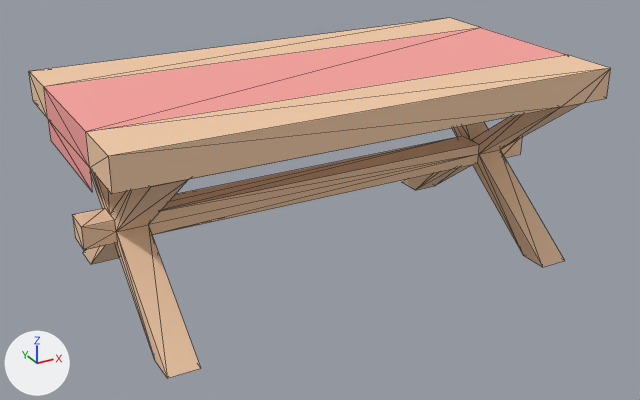
A saved change to the glTF model assets/props/furniture/tableCrossCloth.glb.
Rendered twice from a camera (50 mm lens) standing at (-0.267, -1.03, 0.74) and looking at (0.413, 0.205, 0.122). Lighting does not change. The marker at lower left points along +X, +Y and +Z. The older version comes first. Mesh edges are drawn as thin lines. Where no turn or scale is listed for an object, it has been applied to the vertices. Vertices at exactly the same position are counted once.

The first picture shows 'tableCrossCloth(Clone)'.
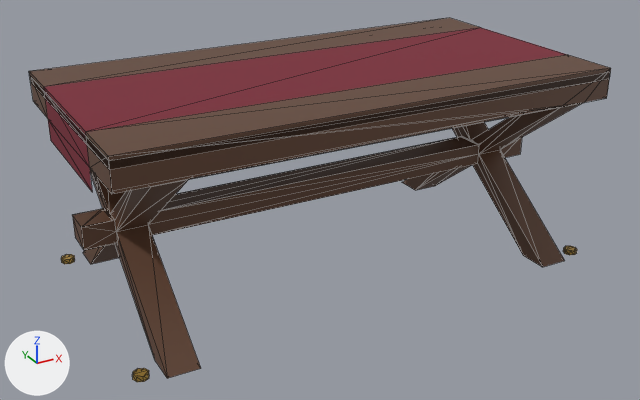
What changed in the scene script:
```text
Add mat_walnutdark_010:
    mat_walnutdark_010 = principled_material('walnutDark.010')
    mat_walnutdark_010.base_color = (0.06, 0.028, 0.016)  # brown #452f22
    mat_walnutdark_010.roughness = 0.55
Add mat_walnut_010:
    mat_walnut_010 = principled_material('walnut.010')
    mat_walnut_010.base_color = (0.12, 0.055, 0.03)  # brown #614230
Add mat_brass_010:
    mat_brass_010 = principled_material('brass.010')
    mat_brass_010.base_color = (0.55, 0.34, 0.07)  # orange #c49e4b
    mat_brass_010.metallic = 0.6
    mat_brass_010.roughness = 0.4
Add mat_velvet_010:
    mat_velvet_010 = principled_material('velvet.010')
    mat_velvet_010.base_color = (0.2, 0.018, 0.035)  # dark red #7c2435
    mat_velvet_010.roughness = 0.85
Add mat_red_010:
    mat_red_010 = principled_material('red.010')
    mat_red_010.base_color = (0.5, 0.03, 0.03)  # red #bc3030
    mat_red_010.roughness = 0.7
Change me_mesh_tablecrosscloth:
    used by ob_tablecrosscloth_clone; location = (0.0, 0.0, 0.0)
    remove me_mesh_tablecrosscloth.from_pydata(...)  # 94 vertices, 198 faces; spans x 0.0..0.852, y 0.0..0.447, z 0.0..0.347
    add me_mesh_tablecrosscloth.from_pydata(...)  # 239 vertices, 409 faces; spans x 0.0..0.852, y 0.0..0.447, z 0.0..0.347
    me_mesh_tablecrosscloth part 1: a new loose piece, a box spanning x 0.0..0.852, y 0.0..0.447, z 0.329..0.341, in mat_walnutdark_010 (brown #452f22)
    me_mesh_tablecrosscloth part 2: a new loose piece, an 8-sided cylinder along z spanning x 0.008..0.032, y 0.008..0.032, z 0.0..0.008, in mat_brass_010 (orange #c49e4b)
    me_mesh_tablecrosscloth part 3: a new loose piece, an 8-sided cylinder along z spanning x 0.008..0.032, y 0.4154..0.4394, z 0.0..0.008, in mat_brass_010 (orange #c49e4b)
    me_mesh_tablecrosscloth part 4: a new loose piece, an 8-sided cylinder along z spanning x 0.8201..0.8441, y 0.008..0.032, z 0.0..0.008, in mat_brass_010 (orange #c49e4b)
    me_mesh_tablecrosscloth part 5
    37 faces are deleted
    65 vertices are added at x 0.0..0.852, y 0.0..0.447, z 0.125..0.3
    112 new faces join them, mat_walnut_010 (brown #614230)
    me_mesh_tablecrosscloth part 6: 151 faces spanning x 0.0..0.852, y 0.0..0.447, z 0.0..0.347 switch from mat_wood (beige #f3cca8) to mat_walnut_010 (brown #614230)
    me_mesh_tablecrosscloth part 7: 10 faces spanning x 0.0..0.852, y 0.103..0.344, z 0.26..0.347 switch from mat_carpet (pink #f9a39e) to mat_velvet_010 (dark red #7c2435)
    other edits to the shape of me_mesh_tablecrosscloth do not show in these pictures
    add me_mesh_tablecrosscloth.materials.append(mat_walnutdark_010)  # brown #452f22
    add me_mesh_tablecrosscloth.materials.append(mat_brass_010)  # orange #c49e4b
    add me_mesh_tablecrosscloth.materials.append(mat_red_010)  # red #bc3030
```

Pixel boxes [x1, y1, x2, y2] of what changed, in the pictures (640 x 400 px):
'tableCrossCloth(Clone)', reshaped: before [29, 18, 611, 378]; after [29, 18, 611, 382]
part 1 of me_mesh_tablecrosscloth, added: after [30, 73, 609, 170]
part 2 of me_mesh_tablecrosscloth, added: after [133, 368, 149, 382]
part 3 of me_mesh_tablecrosscloth, added: after [61, 254, 75, 264]
part 4 of me_mesh_tablecrosscloth, added: after [563, 246, 577, 255]
part 5 of me_mesh_tablecrosscloth, reshaped: [73, 68, 611, 227] in both
part 6 of me_mesh_tablecrosscloth, recoloured (beige to brown): [29, 18, 611, 378] in both
part 7 of me_mesh_tablecrosscloth, recoloured (pink to dark red): [44, 28, 567, 191] in both
